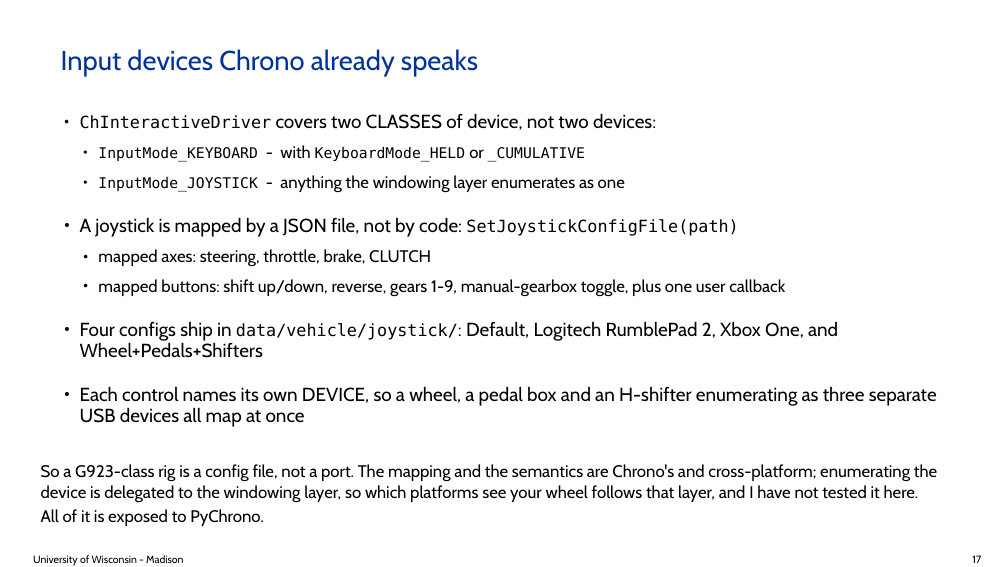
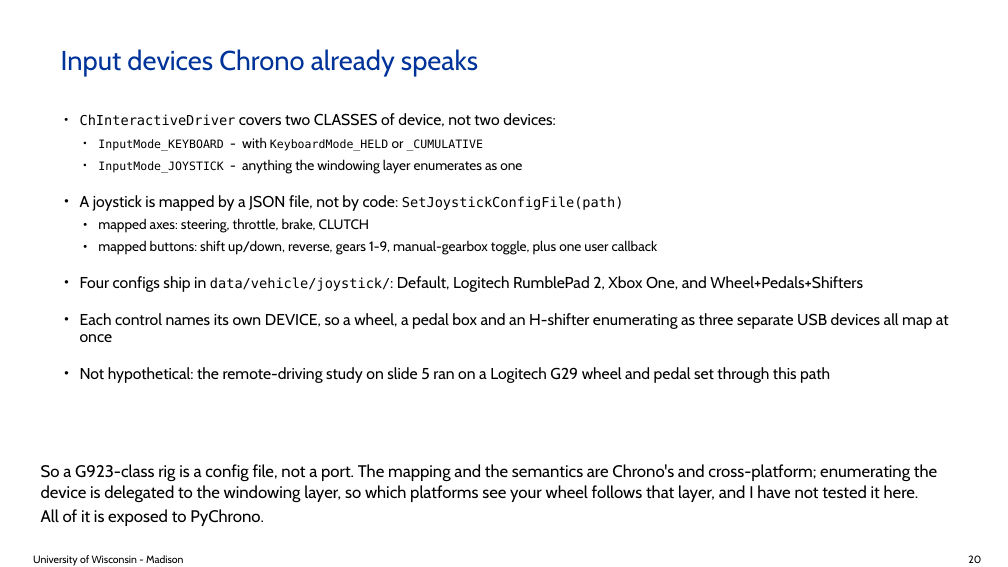
Before and after one commit to ksha23/chrono-hil-tutorial, a slide deck: slide 20 of tutorial_HIL_driver.pptx (slide 17 before the commit). Drawn at 1008x567 pixels with LibreOffice and Linux fonts; fonts in the diff are those of the drawing; background and template pictures are left out. Boxes give left, top, right and bottom in pixels: in the first picture for what was removed or moved away, otherwise in the second. Text is boxed around its words. In the diff, an @@ line names an element or a change of style, - is before the commit and + after.

Commit message:
Open with what the talk covers, and anchor it on a study that actually ran
THE MOTIVATION SLIDE USED THE CRANE, which stopped being a demo two commits
ago. Motivating a talk with something you never show is a promise you do not
keep, so it now opens on the two reasons a person is in the loop at all -- the
person is the SUBJECT you are measuring, or the person is the CONTROLLER
because nothing else can do the task -- followed by a study that did it.

That study is real and it is Chrono's: remote car-following under latency,
forty participants in four groups of ten, uplink delaying the driver's inputs
and downlink delaying the video coming back. Chrono::Vehicle for ego and lead
dynamics, SynChrono between the two nodes, Chrono::Sensor for the forward
camera on three monitors at 60 Hz, Chrono::HIL for a Logitech G29 wheel and
pedals. Mitigation cut driving incidents 72% though not significantly, and
adaptation across the three latency trials dominated the effect. Ma, McDonald,
Sha, Zhang, Xu, Negrut. It carries the paper's own interface figure and a photo
of the rig, and it lets the device slide say the wheel path is not hypothetical.

Added an agenda and a slide listing the four demos up front, and every Demo
Time slide now leads with WHAT it is and WHY it is worth watching. "Demo Time"
on its own tells an audience nothing, and a demo nobody has been given a reason
to watch is just a pause in the talk.

Dropped "How far this goes".

Two layout bugs behind this. bullets() accepted a `shots` argument and silently
ignored it, so figures asked for on bullet slides simply never appeared. And
figures were pinned at a fixed height that assumed short slides, so on a longer
one the picture landed on top of the text; placement is now computed from the
text, and a figure is skipped rather than drawn through a paragraph.

One self-inflicted wound worth recording: an earlier splice used index() to
find the end of the block it was replacing, matched an EARLIER occurrence than
the start, and duplicated api_slide and showtime instead of replacing them.
Python took the later, stale definitions, so correct edits to the live ones had
no effect and the rendered slide kept coming back unchanged. The duplicates are
gone.

```diff
--- a/tutorial_HIL_driver.pptx
+++ b/tutorial_HIL_driver.pptx
@@ text at (80,113,949,342): size 16 to 13 pt in "ChInteractiveDriver", "- with or", "- anything the windowing layer enumerates as ...", "SetJoystickConfigFile(path)" and 3 more places; size 18 to 15 pt in "covers two CLASSES of device, not two ...", "A joystick is mapped by a JSON ...", "Four configs ship in data/vehicle/joystick/: Default, Logite ...", "Each control names its own DEVICE, so ..."; size 14 to 11 pt in "InputMode_KEYBOARD KeyboardMode_HELD _CUMULATIVE", "InputMode_JOYSTICK"; less space between paragraphs @@
@@ text at (80,367,830,383): paragraph added @@
+• Not hypothetical: the remote-driving study on slide 5 ran on a Logitech G29 wheel and pedal set through this path
@@ text at (968,555,981,563): text changed @@
-17
+20
```
Also in this commit, not shown: 26 other slides changed, 4 slides added, 2 slides removed, 4 other files.
